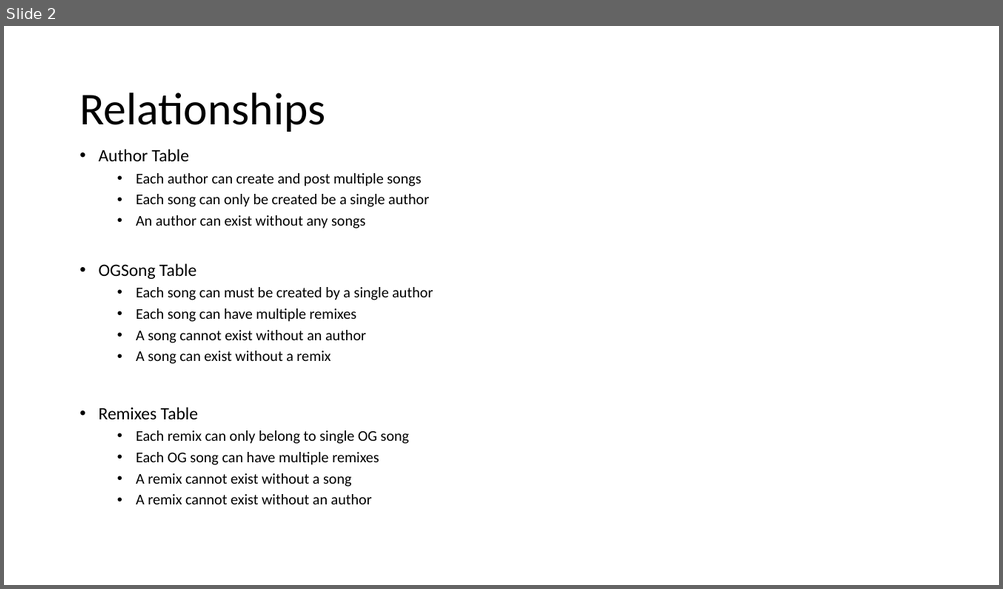
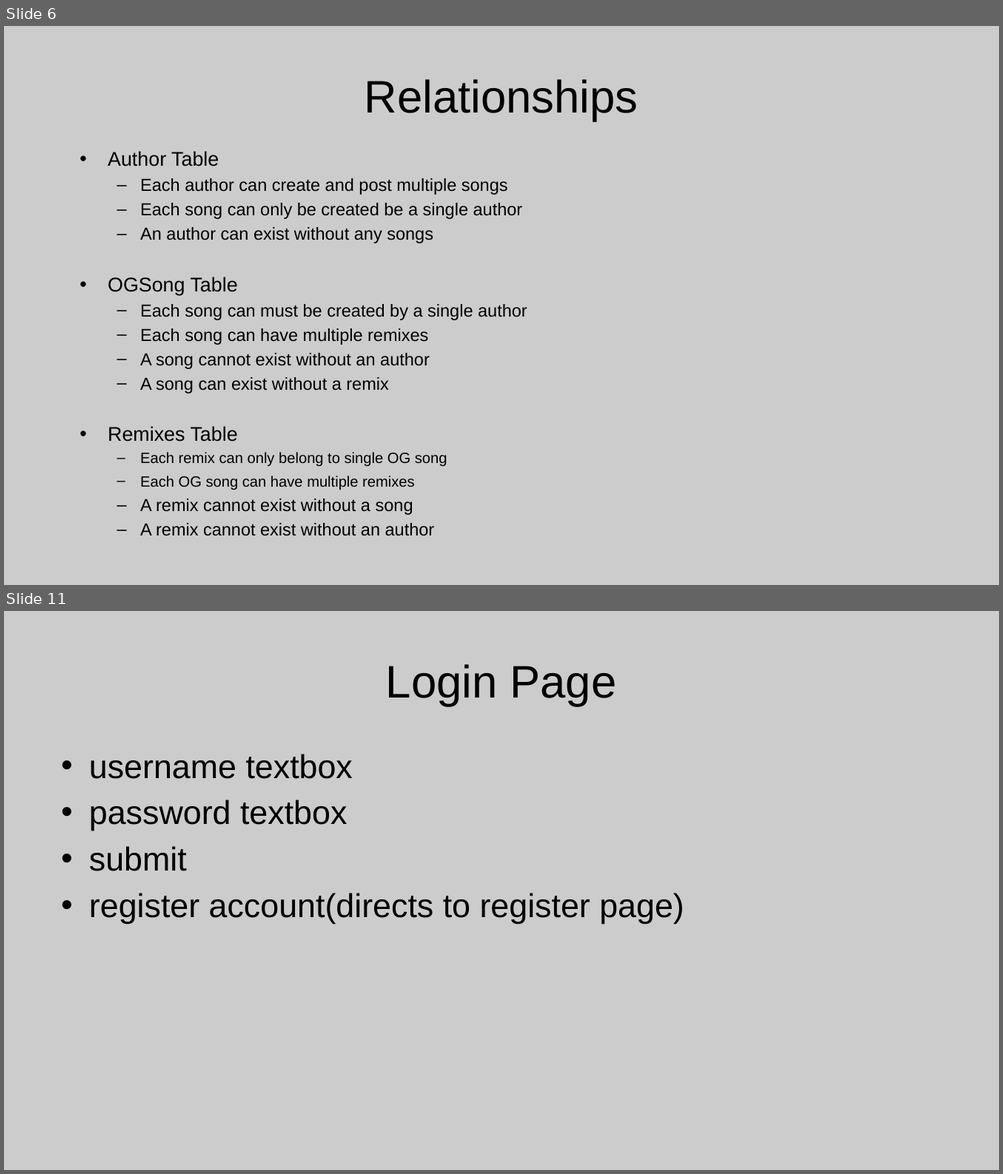
Before and after one commit to BenjieA/Music-Index-Flask-2020, a slide deck: ERDiagram.pptx. Shown one above the other, each under a label of ours: slide 2 before the commit, slides 6 and 11 after it; the slides between them are not shown. The pictures are 1003x589 and 1003x1174 pixels, drawn with LibreOffice and Linux fonts; fonts in the diff are those of the drawing. Boxes give left, top, right and bottom in pixels: in the first picture for what was removed or moved away, otherwise in the second. Text is boxed around its words. In the diff, an @@ line names an element or a change of style, - is before the commit and + after.

```diff
--- a/ERDiagram.pptx
+++ b/ERDiagram.pptx
@@ slide 11 added at bbox=[4, 611, 999, 1170], background #CCCCCC @@
@@ title added at bbox=[386, 664, 617, 706], 44 pt, text #000000 @@
+Login Page
@@ text added at bbox=[89, 754, 684, 924], 32 pt, text #000000 @@
+• username textbox
+• password textbox
+• submit
+• register account(directs to register page)
@@ what was slide 2 is now slide 6 @@
@@ slide 6 changed as well @@
@@ background #FFFFFF to #CCCCCC @@
@@ title "Relationships": place and size @@
-title "Relationships" at bbox=[79, 93, 325, 132]
+title "Relationships" at bbox=[364, 79, 638, 121]
@@ title "Relationships" at bbox=[364, 79, 638, 121]: font Calibri to Arial; alignment left to centre; line spacing 0.9 to 1 @@
@@ text "Author Table" at bbox=[108, 151, 527, 537]: size 16.8 to 19.2 pt in "Author Table", "OGSong Table", "Remixes Table"; font Calibri to Arial; size 14.4 to 16.8 pt in "Each author can create and post multiple ...", "Each song can only be created be ...", "An author can exist without any songs", "Each song can must be created by ..." and 5 more places; indent changed; line spacing 0.9 to 1; less space between paragraphs; bullet • to – @@
```
Also in this commit, not shown: 2 other slides changed, 11 other slides added, 1 slide removed.
